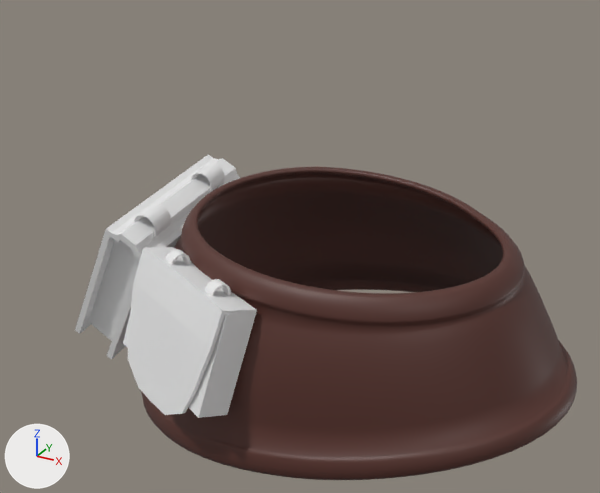
The Blender file belt.blend, before and after one commit.
One viewpoint serves both versions: a camera (50 mm lens) standing at (0.741, -0.982, 1.342) and looking at (0.328, -0.231, 0.967). The lights are fixed; the arrows at lower left show +X, +Y and +Z. The older version comes first.

The scene before the commit, as lines of its bpy script (objects in view):
```python
me_circle_003 = bpy.data.meshes.new('Circle.003')
me_circle_003.from_pydata(...)  # 2560 vertices, 2560 faces; spans x -0.185..0.168, y -0.152..0.106, z 0.913..1.097
me_circle_003.polygons.foreach_set('use_smooth', [True] * 2560)
me_circle_003.materials.append(mat_boot)  # brown #553028
me_circle_007 = bpy.data.meshes.new('Circle.007')
me_circle_007.from_pydata(...)  # 356 vertices, 362 faces, 3 loose edges; spans x -2.23..2.05, y -1.16..13.23, z -7.16..7.16
me_plane_002 = bpy.data.meshes.new('Plane.002')
me_plane_002.from_pydata(...)  # 334 vertices, 332 faces, 9 loose edges; spans x -0.31..0.31, y -0.96..1.35, z -0.77..1.23
ob_circle_003 = bpy.data.objects.new('Circle.003', me_circle_003)
ob_circle_003.location = (0.508, -0.447, 0.039)
ob_circle_005 = bpy.data.objects.new('Circle.005', me_circle_007)
ob_circle_005.location = (0.44, -0.577, 1.1)
ob_circle_005.rotation_euler = (4.627, -0.285, -1.944)  # degrees (265, -16, -111)
ob_circle_005.scale = (-0.00651, 0.00713, 0.00713)
ob_plane_002 = bpy.data.objects.new('Plane.002', me_plane_002)
ob_plane_002.location = (0.329, -0.465, 1.052)
ob_plane_002.rotation_euler = (1.771, 0.518, 0.0693)  # degrees (101, 30, 4)
ob_plane_002.scale = (0.0648, 0.0648, 0.0648)
```
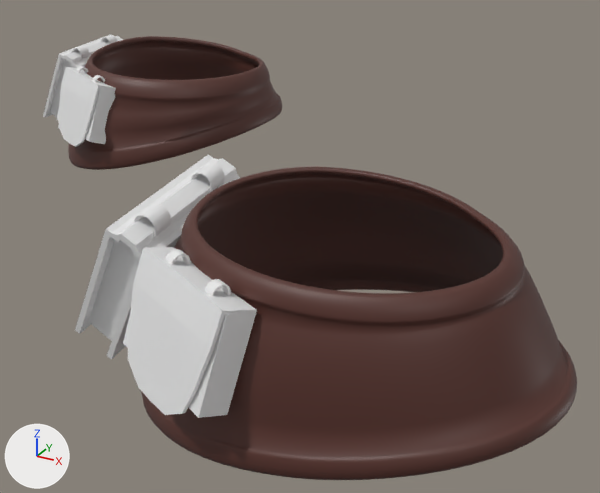
The change, as a list of edits to the scene's bpy script:
```text
Add mat_boot_001:
    mat_boot_001 = principled_material('Boot.001')
    mat_boot_001.base_color = (0.0919, 0.0291, 0.0213)  # brown #553028
Add me_circle_004:
    me_circle_004.from_pydata(...)  # 2240 vertices, 2240 faces; spans x -0.156..0.148, y -0.103..0.123, z -0.062..0.048
    me_circle_004.polygons.foreach_set('use_smooth', [True] * 2240)
    me_circle_004.materials.append(mat_boot_001)  # brown #553028
Add ob_circle_007:
    ob_circle_007 = bpy.data.objects.new('Circle.007', me_circle_007.copy())  # the mesh of ob_circle_005
    ob_circle_007.location = (-0.046, -0.137, 1.1)
    ob_circle_007.rotation_euler = (4.627, -0.285, -1.944)  # degrees (265, -16, -111)
    ob_circle_007.scale = (-0.00651, 0.00713, 0.00713)
Add ob_plane_003:
    ob_plane_003 = bpy.data.objects.new('Plane.003', me_plane_002.copy())  # the mesh of ob_plane_002
    ob_plane_003.location = (-0.154, -0.021, 1.061)
    ob_plane_003.rotation_euler = (1.681, 0.516, 0.0488)  # degrees (96, 30, 2.8)
    ob_plane_003.scale = (0.0567, 0.0567, 0.0567)
Add ob_circle_006:
    ob_circle_006 = bpy.data.objects.new('Circle.006', me_circle_004)
    ob_circle_006.location = (0.006, -0.018, 1.058)
    ob_circle_006.rotation_euler = (-0.0996, 0.0235, 0.427)  # degrees (-5.7, 1.3, 24)
    ob_circle_006.scale = (1.04, 1.34, 1.58)
```

Pixel boxes [x1, y1, x2, y2] of what changed, in the pictures (600 x 493 px):
'Circle.006', added (brown)
    after: [68, 36, 282, 170]
'Circle.007', added
    after: [57, 66, 116, 147]
'Plane.003', added
    after: [43, 34, 123, 129]
